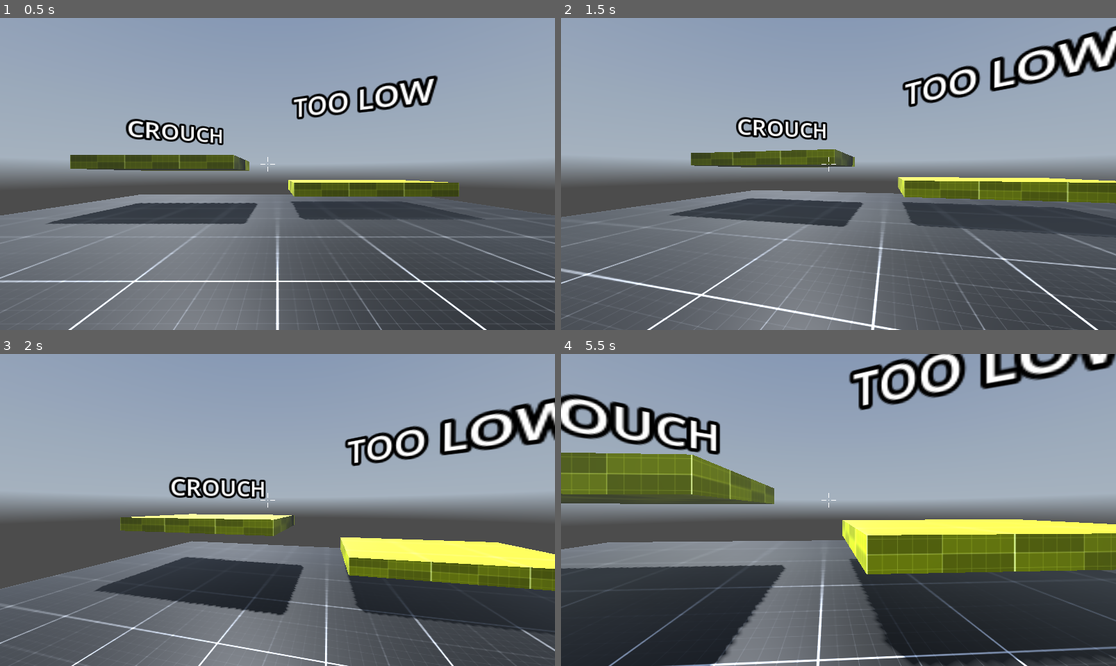
Above: before the commit, frames 1-4 (two rows, left to right).
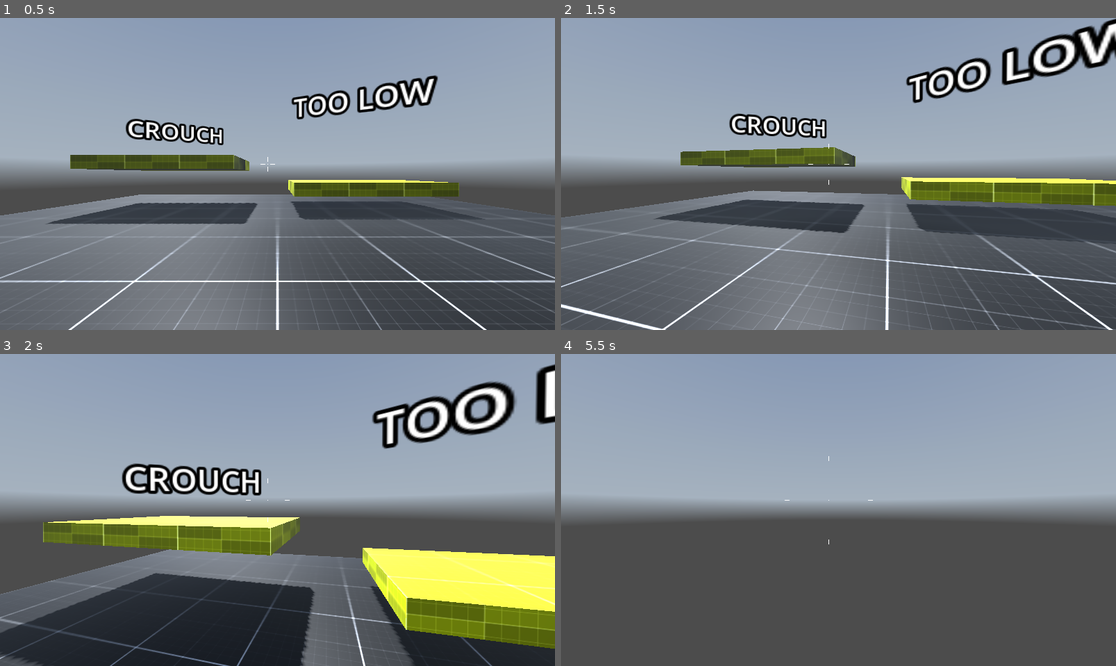
Above: after the commit, the same moments.

Repository: StayAtHomeDev-Git/FPS-Godot-Basic-Setup
Game: Godot game, scene res://levels/level_002.tscn
Same seed, same stepped clock (60 frames per second), same inputs: the game is played once before the commit and once after it. A sky picture missing from this copy of the repository is replaced by a grey-blue gradient.
Inputs (mouse positions are in pixels of both pictures, inside the frame that each line leads up to):
- Up to frame 1 (0.5 s): no input
- Up to frame 2 (1.5 s): tap Enter at 0.5 s; move the mouse to (866, 174) at 0.52 s; hold C (crouch) 0.53-1.28 s; hold W (move_forward) from 0.53 s (still down); tap Space (jump) at 0.77 s; move the mouse to (810, 174) at 1.27 s; tap C (crouch) at 1.35 s
- Up to frame 3 (2 s): keep holding W (move_forward); tap Space (jump) at 1.52 s
- Up to frame 4 (5.5 s): keep holding W (move_forward); move the mouse to (849, 503) at 2.02 s; hold C (crouch) 2.03-2.78 s; move the mouse to (832, 516) at 2.77 s; tap C (crouch) at 2.85, 4.35 s; tap Space (jump) at 3.02, 3.77, 4.52 s; move the mouse to (877, 513) at 3.52 s; hold C (crouch) 3.53-4.28 s; move the mouse to (794, 506) at 4.27 s; move the mouse to (844, 510) at 5.02 s; hold C (crouch) from 5.03 s (still down)

Frame 1 is identical in both runs. In frame 2, 12% of the frame differs, in the area x 0-100%, y 0-100%; in frame 3, 37%; in frame 4, 50%.

Commit message:
E04 - terminé

Diff:
--- a/controllers/fps_controller.tscn
+++ b/controllers/fps_controller.tscn
@@ -95,7 +95,7 @@
 
 [sub_resource type="SphereShape3D" id="SphereShape3D_bwh5k"]
 
-[node name="CharacterBody3D" type="CharacterBody3D" node_paths=PackedStringArray("CAMERA_CONTROLLER", "ANIMATIONPLAYER", "CROUCH_SHAPECAST")]
+[node name="FPSController" type="CharacterBody3D" node_paths=PackedStringArray("CAMERA_CONTROLLER", "ANIMATIONPLAYER", "CROUCH_SHAPECAST")]
 script = ExtResource("1_pgc1p")
 MOUSE_SENSITIVITY = 0.25
 CAMERA_CONTROLLER = NodePath("CameraController/Camera3D")
@@ -138,7 +138,7 @@
 grow_vertical = 2
 mouse_filter = 1
 
-[node name="Reticle" type="CenterContainer" parent="UserInterface"]
+[node name="Reticle" type="CenterContainer" parent="UserInterface" node_paths=PackedStringArray("RETICLE_LINES", "PLAYER_CONTROLLER")]
 layout_mode = 1
 anchors_preset = 8
 anchor_left = 0.5
@@ -152,6 +152,9 @@
 grow_horizontal = 2
 grow_vertical = 2
 script = ExtResource("3_tgcuf")
+RETICLE_LINES = [NodePath("Top"), NodePath("Right"), NodePath("Bottom"), NodePath("Left")]
+PLAYER_CONTROLLER = NodePath("../..")
+RETICLE_DISTANCE = 6.0
 
 [node name="Top" type="Line2D" parent="UserInterface/Reticle"]
 points = PackedVector2Array(0, -5, 0, -15)
--- a/controllers/scripts/fps_controller.gd
+++ b/controllers/scripts/fps_controller.gd
@@ -117,7 +117,7 @@
 			set_movement_speed("crouching")
 		false:
 			ANIMATIONPLAYER.play("Crouch",0, -CROUCH_SPEED, true)
-			set_movement_speed("Default")
+			set_movement_speed("default")
 
 func uncrouch_check():
 	if CROUCH_SHAPECAST.is_colliding() == false:
--- a/scripts/Reticle.gd
+++ b/scripts/Reticle.gd
@@ -1,4 +1,9 @@
 extends CenterContainer
+
+@export var RETICLE_LINES : Array[Line2D]
+@export var PLAYER_CONTROLLER : CharacterBody3D
+@export var RETICLE_SPEED : float= 0.25
+@export var RETICLE_DISTANCE : float= 2.0
 @export var DOT_RADIUS : float = 1.0
 @export var DOT_COLOR : Color = Color.WHITE
 
@@ -10,8 +15,21 @@
 
 # Called every frame. 'delta' is the elapsed time since the previous frame.
 func _process(delta):
-	pass
+	adjust_rectile_lines()
 
 
 func _draw():
 	draw_circle(Vector2(0,0),DOT_RADIUS,DOT_COLOR)
+
+
+func adjust_rectile_lines():
+	var vel = PLAYER_CONTROLLER.get_real_velocity()
+	var origin = Vector3(0,0,0)
+	var pos = Vector2(0,0)
+	var speed = origin.distance_to(vel)
+
+	#Adjust Reticle Line Position
+	RETICLE_LINES[0].position = lerp(RETICLE_LINES[0].position,pos + Vector2(0,-speed * RETICLE_DISTANCE), RETICLE_SPEED) # Top
+	RETICLE_LINES[1].position = lerp(RETICLE_LINES[1].position,pos + Vector2(speed * RETICLE_DISTANCE,0), RETICLE_SPEED) #Right
+	RETICLE_LINES[2].position = lerp(RETICLE_LINES[2].position,pos + Vector2(0,speed * RETICLE_DISTANCE), RETICLE_SPEED) # Bottom
+	RETICLE_LINES[3].position = lerp(RETICLE_LINES[3].position,pos + Vector2(-speed * RETICLE_DISTANCE,0), RETICLE_SPEED) # Left
